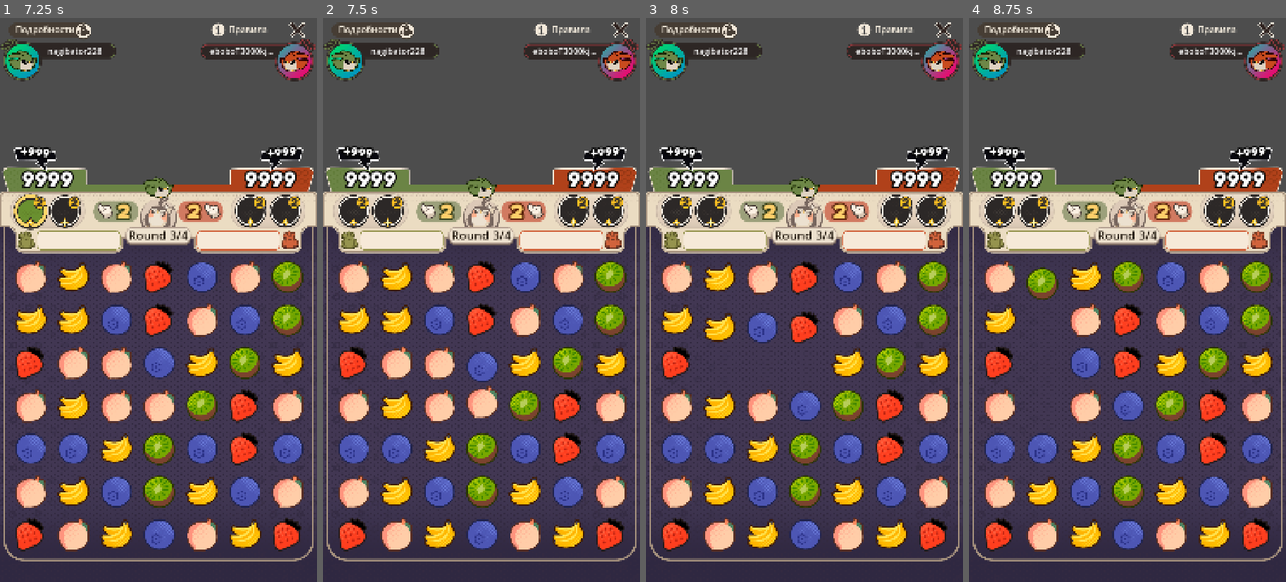
Above: before the commit, frames 1-4 (left to right).
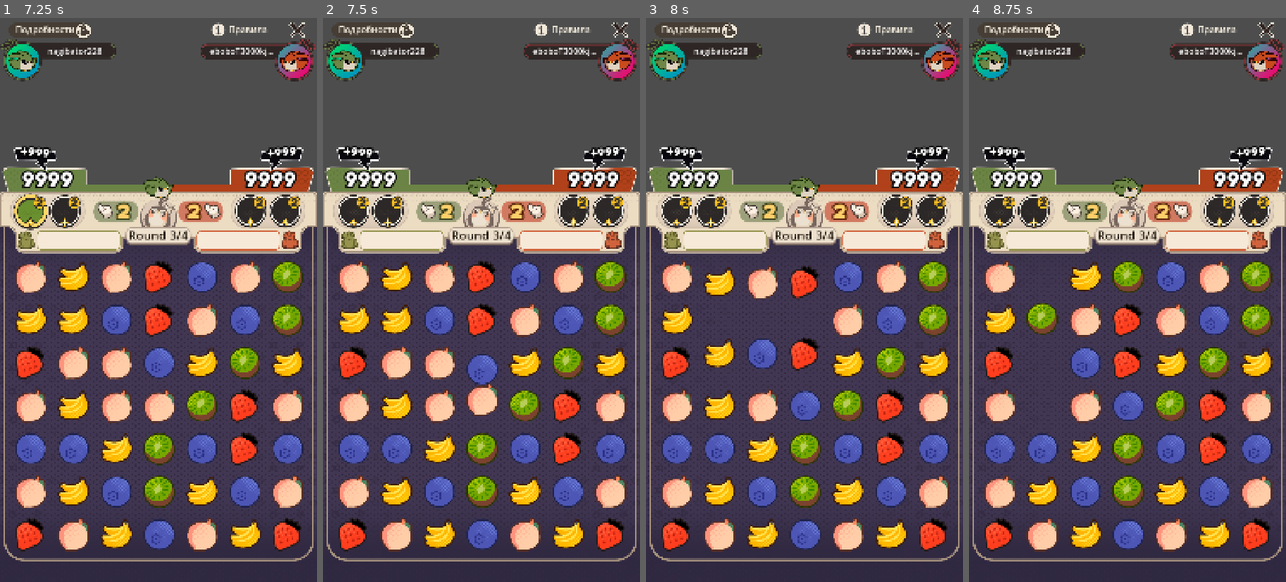
Above: after the commit, the same moments.

Repository: kakachaDev/origami-battle-godot
Game: Godot game, scene res://Assets/Scenes/game.tscn
The game is run twice, just before and just after one commit, with the same random seed, the same clock (stepped at 60 frames per second) and the same inputs. The project has no main scene, so this scene is started directly.
Inputs (mouse positions are in pixels of both pictures, inside the frame that each line leads up to):
- Up to frame 1 (7.25 s): click "Правила" at 0.5 s; click "Подробности" at 1.25 s; click (31, 209) at 2.02 s; click "Правила" at 2.75 s; click "Подробности" at 3.5 s; click (31, 209) at 4.27 s; click "Правила" at 5 s; click "Подробности" at 5.75 s; click (31, 209) at 6.52 s
- Up to frame 2 (7.5 s): tap Enter at 7.25 s; drag from (481, 407) to (513, 175) at 7.27 s
- Up to frame 3 (8 s): no input
- Up to frame 4 (8.75 s): drag from (1064, 328) to (1111, 412) at 8.02 s

Frame 1 is identical in both runs. In frame 2, 0.4% of the frame differs, in the area x 45-56%, y 59-71%; in frame 3, 3.2%, in the area x 18-55%, y 43-63%; in frame 4, 0.9%.

Commit message:
Tune animation timings and fix spawn cascade
- Swap and return now use identical duration (0.25s) and easing
- Fall speed 700 → 900 px/s
- Spawn: all gems start from 1 row above grid, staggered by one cell-step
  delay (≈0.16s) so each gem chases the one below — no simultaneous drops

Co-Authored-By: Claude Sonnet 4.6 <noreply@anthropic.com>

Diff:
--- a/Assets/Scripts/BoardAnimator.gd
+++ b/Assets/Scripts/BoardAnimator.gd
@@ -1,11 +1,10 @@
 extends Node
 class_name BoardAnimator
 
-const SWAP_TIME := 0.30
-const RETURN_TIME := 0.20
+const SWAP_TIME := 0.25
 const DESTROY_TIME := 0.16
-const FALL_SPEED := 700.0   # px/s
-const SPAWN_SPEED := 800.0  # px/s
+const FALL_SPEED := 900.0   # px/s
+const SPAWN_SPEED := 900.0  # px/s
 
 func animate_swap(cell_a: Control, cell_b: Control, pos_a: Vector2, pos_b: Vector2) -> void:
 	var tw := create_tween().set_parallel(true)
@@ -16,9 +15,9 @@
 
 func animate_return(cell_a: Control, cell_b: Control, pos_a: Vector2, pos_b: Vector2) -> void:
 	var tw := create_tween().set_parallel(true)
-	tw.set_ease(Tween.EASE_OUT).set_trans(Tween.TRANS_BACK)
-	tw.tween_property(cell_a, "position", pos_a, RETURN_TIME)
-	tw.tween_property(cell_b, "position", pos_b, RETURN_TIME)
+	tw.set_ease(Tween.EASE_IN_OUT).set_trans(Tween.TRANS_CUBIC)
+	tw.tween_property(cell_a, "position", pos_a, SWAP_TIME)
+	tw.tween_property(cell_b, "position", pos_b, SWAP_TIME)
 	await tw.finished
 
 func animate_destroy(cells: Array) -> void:
@@ -47,10 +46,11 @@
 
 func animate_spawn(entries: Array) -> void:
 	# entries: Array of {cell: Control, target: Vector2, delay: float}
+	# All cells start 1 row above grid; delay staggers them so they chase each other
 	if entries.is_empty():
 		return
 	var tw := create_tween().set_parallel(true)
-	tw.set_ease(Tween.EASE_OUT).set_trans(Tween.TRANS_CUBIC)
+	tw.set_ease(Tween.EASE_IN).set_trans(Tween.TRANS_CUBIC)
 	for e in entries:
 		var delay: float = e.get("delay", 0.0)
 		var dist := absf((e.cell as Control).position.y - e.target.y)
--- a/Assets/Scripts/GameBoard.gd
+++ b/Assets/Scripts/GameBoard.gd
@@ -9,8 +9,9 @@
 const START_Y := 29.0
 
 const CELL_SCENE: PackedScene = preload("res://Assets/Prefabs/GemCell.tscn")
-const FALL_STAGGER := 0.07   # seconds between each gem in a column cascade
-const SPAWN_STAGGER := 0.07
+const FALL_STAGGER := 0.07   # seconds between each gem in a fall cascade
+# Time for one cell step at spawn speed — gems follow each other exactly 1 step apart
+const SPAWN_STEP_DELAY := CELL_STEP / 900.0
 
 @export var gem_resources: Array[GemData] = []
 var _board: BoardState
@@ -141,8 +142,8 @@
 		var total: int = col_totals[col]
 		var idx: int = col_idx.get(col, 0)
 		col_idx[col] = idx + 1
-		# Lower rows fill first: reverse the idx so row(max) → delay 0, row(0) → delay (total-1)*STAGGER
-		var delay := (total - 1 - idx) * SPAWN_STAGGER
+		# Lower rows fill first; each gem appears exactly 1 step after the one below
+		var delay := (total - 1 - idx) * SPAWN_STEP_DELAY
 		var cell: GemCell = pool[i]
 		_cells[pos.x][pos.y] = cell
 		cell.gem_data = gem_resources[s.gem]
